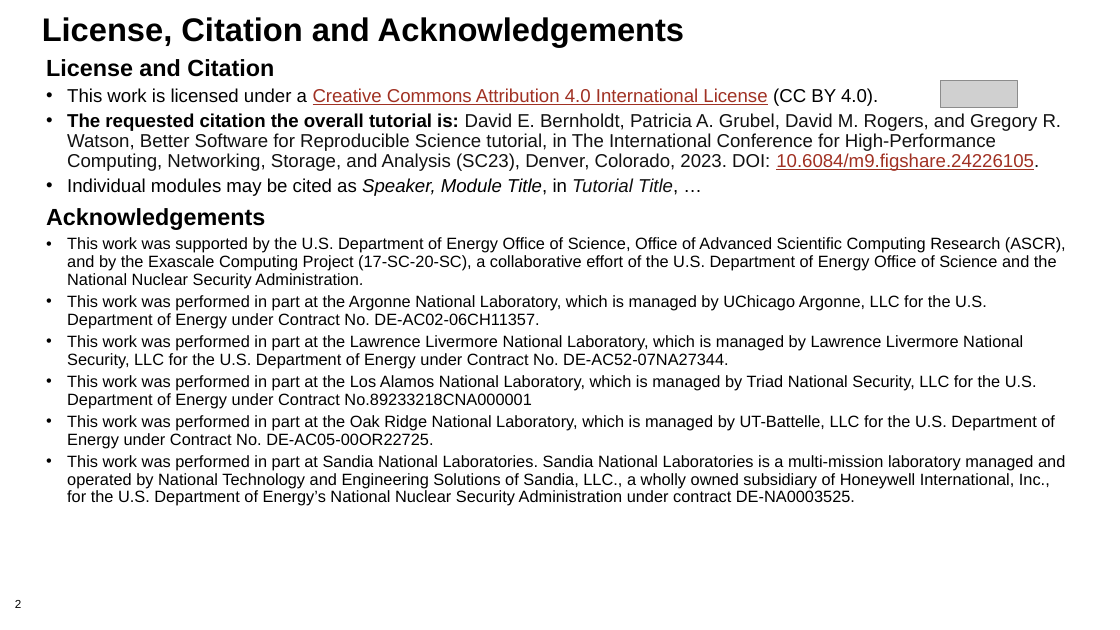
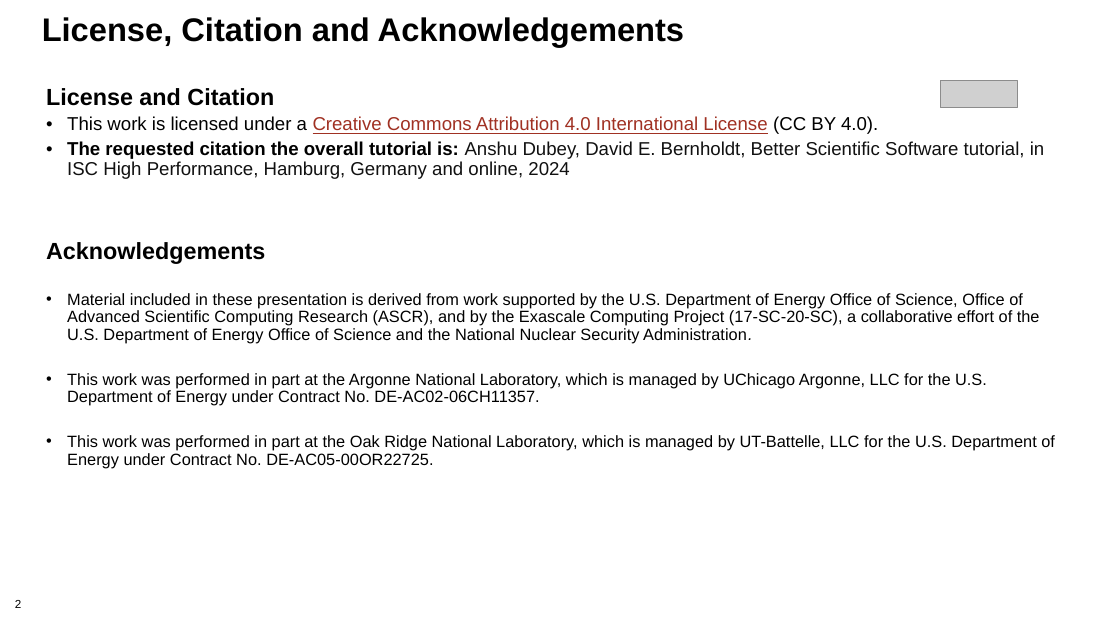
Before and after one commit to bssw-tutorial/presentations, a slide deck: slide 2 of lab-notebooks.pptx. Drawn at 1120x630 pixels with LibreOffice and Linux fonts; fonts in the diff are those of the drawing; grey boxes stand for pictures; background and template pictures are left out. Boxes give left, top, right and bottom in pixels: in the first picture for what was removed or moved away, otherwise in the second. Text is boxed around its words. In the diff, an @@ line names an element or a change of style, - is before the commit and + after.

```diff
--- a/lab-notebooks.pptx
+++ b/lab-notebooks.pptx
@@ text "License and Citation" moved from (x1=46, y1=59, x2=1066, y2=506) to (x1=46, y1=88, x2=1055, y2=468) @@
@@ text at (x1=67, y1=141, x2=1044, y2=179): text changed @@
-• The requested citation the overall tutorial is: David E. Bernholdt, Patricia A. Grubel, David M. Rogers, and Gregory R. Watson, Better Software for Reproducible Science tutorial, in The International Conference for High-Performance Computing, Networking, Storage, and Analysis (SC23), Denver, Colorado, 2023. DOI: 10.6084/m9.figshare.24226105.
-• Individual modules may be cited as Speaker, Module Title, in Tutorial Title, …
+• The requested citation the overall tutorial is: Anshu Dubey, David E. Bernholdt, Better Scientific Software tutorial, in ISC High Performance, Hamburg, Germany and online, 2024
@@ text at (x1=67, y1=293, x2=1040, y2=344): text changed @@
-• This work was supported by the U.S. Department of Energy Office of Science, Office of Advanced Scientific Computing Research (ASCR), and by the Exascale Computing Project (17-SC-20-SC), a collaborative effort of the U.S. Department of Energy Office of Science and the National Nuclear Security Administration.
+• Material included in these presentation is derived from work supported by the U.S. Department of Energy Office of Science, Office of Advanced Scientific Computing Research (ASCR), and by the Exascale Computing Project (17-SC-20-SC), a collaborative effort of the U.S. Department of Energy Office of Science and the National Nuclear Security Administration.
@@ text at (x1=67, y1=335, x2=1037, y2=408): paragraphs removed @@
-• This work was performed in part at the Lawrence Livermore National Laboratory, which is managed by Lawrence Livermore National Security, LLC for the U.S. Department of Energy under Contract No. DE-AC52-07NA27344.
-• This work was performed in part at the Los Alamos National Laboratory, which is managed by Triad National Security, LLC for the U.S. Department of Energy under Contract No.89233218CNA000001
@@ text at (x1=67, y1=455, x2=1065, y2=506): paragraph removed @@
-• This work was performed in part at Sandia National Laboratories. Sandia National Laboratories is a multi-mission laboratory managed and operated by National Technology and Engineering Solutions of Sandia, LLC., a wholly owned subsidiary of Honeywell International, Inc., for the U.S. Department of Energy’s National Nuclear Security Administration under contract DE-NA0003525.
```
Also in this commit, not shown: 1 other slide changed, 3 other files.
